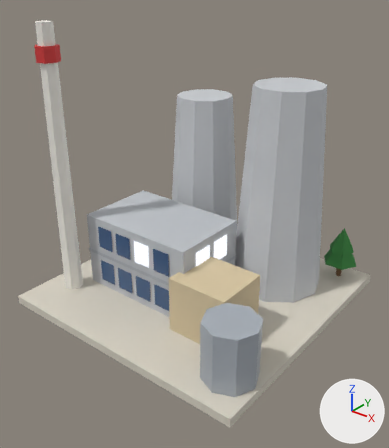
Two versions of the glTF model public/models/40.glb, one commit apart.
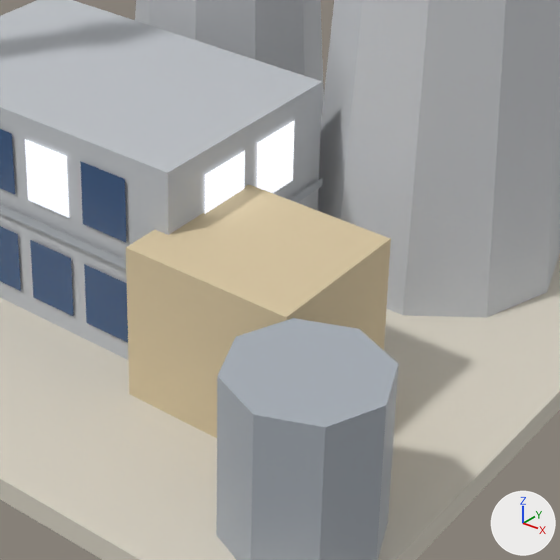
Old and new are each drawn whole from a camera (50 mm lens) standing at (1.082, -1.387, 1.142) and looking at (0.031, -0.073, 0.328) and again close up on the part from 32% to 82% of the width and 43% to 86% of the height. Every picture has the same lights, and +X, +Y and +Z are marked at lower right. The older version's two pictures come first. Vertices at exactly the same position are counted once.

Script lines for the objects in view, before the commit:
```python
me_b40 = bpy.data.meshes.new('b40')
me_b40.from_pydata(...)  # 239 vertices, 262 faces; spans x -0.488..0.48, y -0.48..0.48, z 0.0..0.98
me_b40.materials.append(mat_paving)
me_b40.materials.append(mat_wall_grey)
me_b40.materials.append(mat_glass_dark)
me_b40.materials.append(mat_glow_window)
me_b40.materials.append(mat_slab)
me_b40.materials.append(mat_wall_beige)
me_b40.materials.append(mat_concrete)
me_b40.materials.append(mat_white)
me_b40.materials.append(mat_sign_red)
me_b40.materials.append(mat_metal)
me_b40.materials.append(mat_trunk)
me_b40.materials.append(mat_tree_green)
me_b40.materials.append(mat_tree_dark)
ob_b40 = bpy.data.objects.new('b40', me_b40)
ob_b40.location = (0.0, 0.0, 0.0)
```
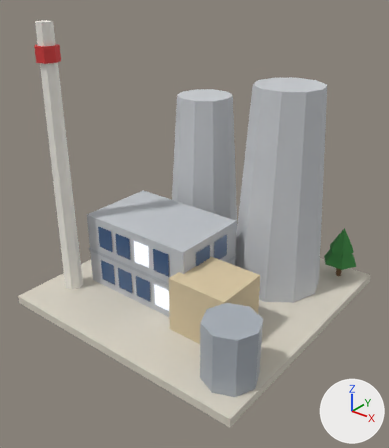
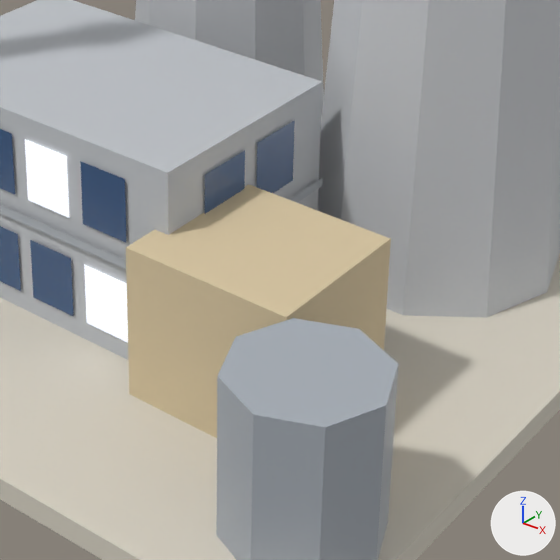
Scene script edits in JSON lines:
```json
{"block": "me_b40", "where": "me_b40.from_pydata(...)  # 239 vertices, 262 faces; spans x -0.488..0.48, y -0.48..0.48, z 0.0..0.98"}
{"block": "me_b40", "where": "# used by ob_b40; location = (0.0, 0.0, 0.0)"}
{"block": "me_b40", "change": "me_b40 part 1: the loose piece of 4 vertices spanning x 0.113, y -0.168..-0.092, z 0.058..0.142 is moved by (0.0, 0.0, 0.14)"}
{"block": "me_b40", "change": "me_b40 part 2: the loose piece of 4 vertices spanning x 0.113, y -0.068..0.008, z 0.058..0.142 is moved by (0.0, 0.0, 0.14)"}
{"block": "me_b40", "change": "me_b40 part 3: the loose piece of 4 vertices spanning x -0.109..-0.041, y -0.233, z 0.198..0.282 is moved by (0.09, 0.0, -0.14)"}
{"block": "me_b40", "change": "me_b40 part 4: the loose piece of 4 vertices spanning x 0.113, y -0.168..-0.092, z 0.198..0.282 is moved by (0.0, 0.0, -0.14)"}
{"block": "me_b40", "change": "me_b40 part 5"}
{"op": "set", "path": "me_b40.vertices[28].co", "old": "(-0.019, -0.233, 0.058)", "new": "(0.113, -0.068, 0.058)", "note": "pixel (86, 322) -> not seen"}
{"op": "set", "path": "me_b40.vertices[29].co", "old": "(0.049, -0.233, 0.058)", "new": "(0.113, 0.008, 0.058)", "note": "pixel (128, 343) -> not seen"}
{"op": "set", "path": "me_b40.vertices[30].co", "old": "(0.049, -0.233, 0.142)", "new": "(0.113, 0.008, 0.142)", "note": "pixel (127, 283) -> not seen"}
{"op": "set", "path": "me_b40.vertices[31].co", "old": "(-0.019, -0.233, 0.142)", "new": "(0.113, -0.068, 0.142)", "note": "pixel (84, 264) -> not seen"}
{"block": "me_b40", "change": "me_b40 part 6"}
{"op": "set", "path": "me_b40.vertices[60].co", "old": "(0.113, -0.068, 0.198)", "new": "(-0.109, -0.233, 0.198)", "note": "not seen -> pixel (28, 200)"}
{"op": "set", "path": "me_b40.vertices[61].co", "old": "(0.113, 0.008, 0.198)", "new": "(-0.041, -0.233, 0.198)", "note": "pixel (292, 180) -> pixel (69, 218)"}
{"op": "set", "path": "me_b40.vertices[62].co", "old": "(0.113, 0.008, 0.282)", "new": "(-0.041, -0.233, 0.282)", "note": "pixel (294, 120) -> pixel (66, 155)"}
{"op": "set", "path": "me_b40.vertices[63].co", "old": "(0.113, -0.068, 0.282)", "new": "(-0.109, -0.233, 0.282)", "note": "pixel (257, 142) -> pixel (24, 138)"}
{"block": "me_b40", "change": "me_b40 part 7: all 4 faces centred in x 0.113, y -0.143..-0.017, z 0.086..0.114 switch from mat_glow_window to mat_glass_dark"}
```

Location of each change, [x1, y1, x2, y2] in pixels of the close-ups (560 x 560 px; the box of a moved part takes in the faces that stretch with it):
```json
{"part": 1, "of": "me_b40", "change": "moved or reshaped", "after": [205, 150, 245, 214], "on screen": "not visible before"}
{"part": 2, "of": "me_b40", "change": "moved or reshaped", "after": [257, 120, 295, 193], "on screen": "not visible before"}
{"part": 3, "of": "me_b40", "change": "moved or reshaped", "before": [25, 139, 69, 218], "after": [84, 264, 128, 343]}
{"part": 4, "of": "me_b40", "change": "moved or reshaped", "before": [205, 150, 245, 214], "on screen": "not visible afterwards"}
{"part": 5, "of": "me_b40", "change": "moved or reshaped", "before": [84, 264, 128, 343], "on screen": "not visible afterwards"}
{"part": 6, "of": "me_b40", "change": "moved or reshaped", "before": [257, 120, 295, 193], "after": [25, 139, 69, 218]}
{"part": 7, "of": "me_b40", "change": "recoloured", "after": [205, 120, 295, 214], "on screen": "blue"}
```
